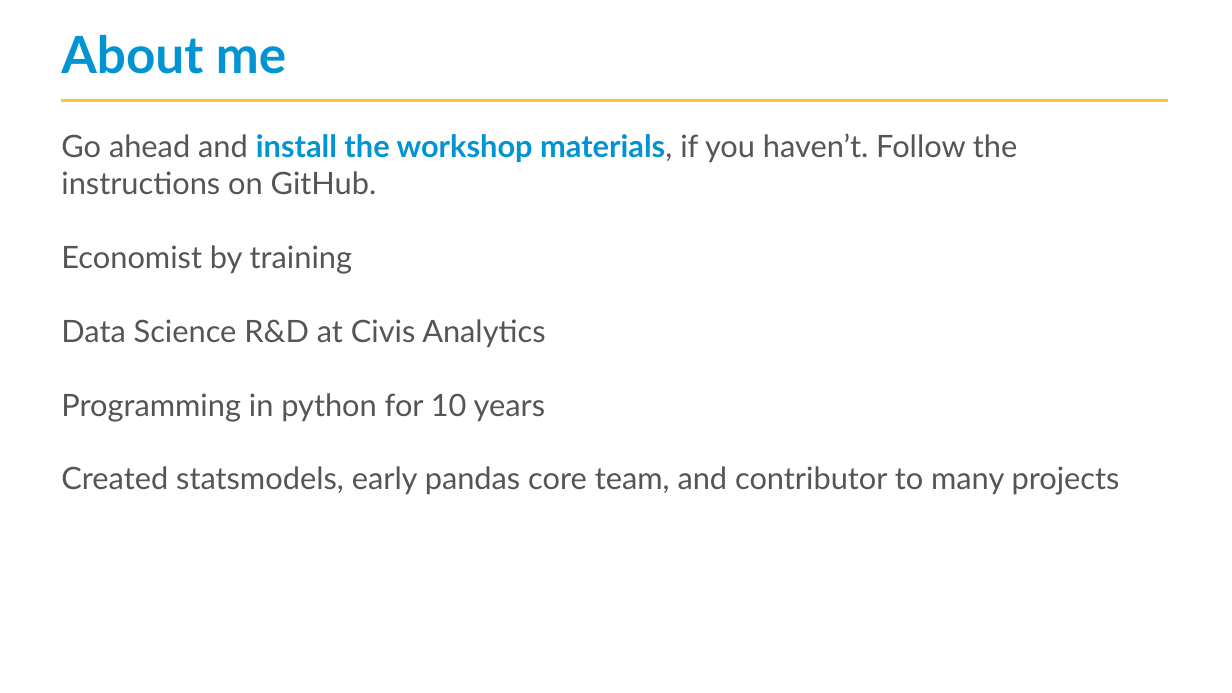
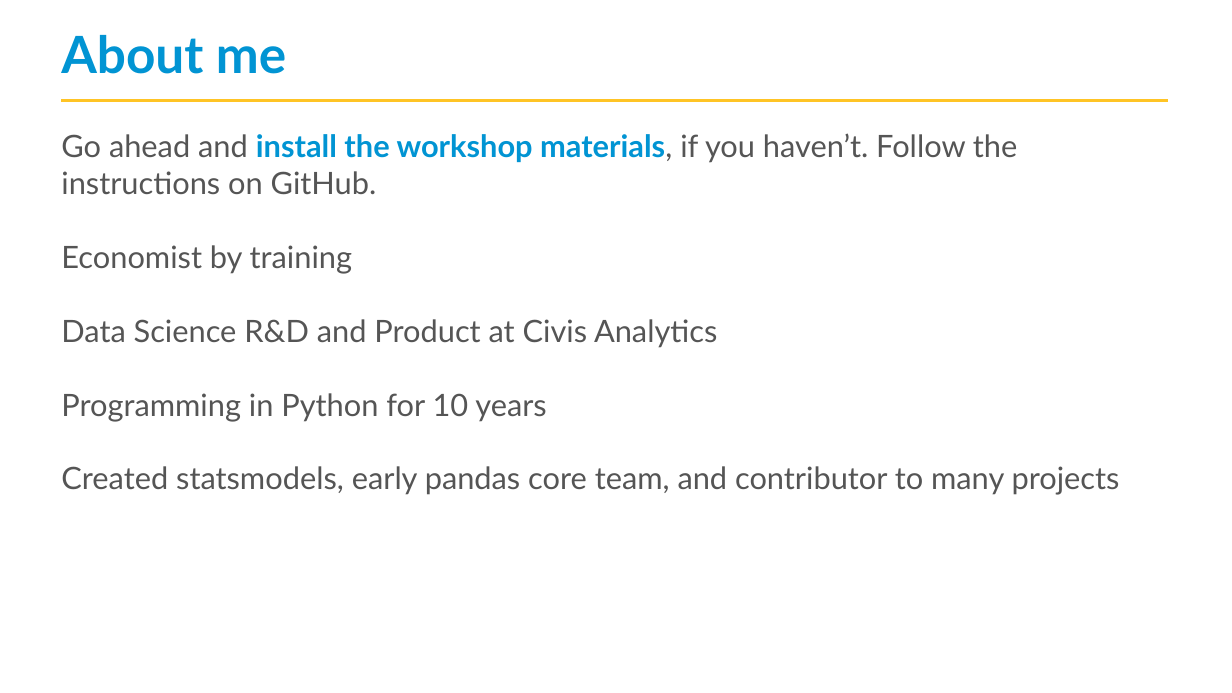
Before and after one commit to jseabold/pycon-ds-2018, a slide deck: slide 2 of Introduction.pptx (slide 3 before the commit). Drawn at 1232x693 pixels with LibreOffice and Linux fonts; fonts in the diff are those of the drawing; background and template pictures are left out. Boxes give left, top, right and bottom in pixels: in the first picture for what was removed or moved away, otherwise in the second. Text is boxed around its words. In the diff, an @@ line names an element or a change of style, - is before the commit and + after.

Commit message:
Update slides

```diff
--- a/Introduction.pptx
+++ b/Introduction.pptx
@@ text at box(61, 319, 717, 422): text changed @@
-Data Science R&D at Civis Analytics
-Programming in python for 10 years
+Data Science R&D and Product at Civis Analytics
+Programming in Python for 10 years
```
Also in this commit, not shown: 1 other slide changed, 1 slide removed, 1 other file.
